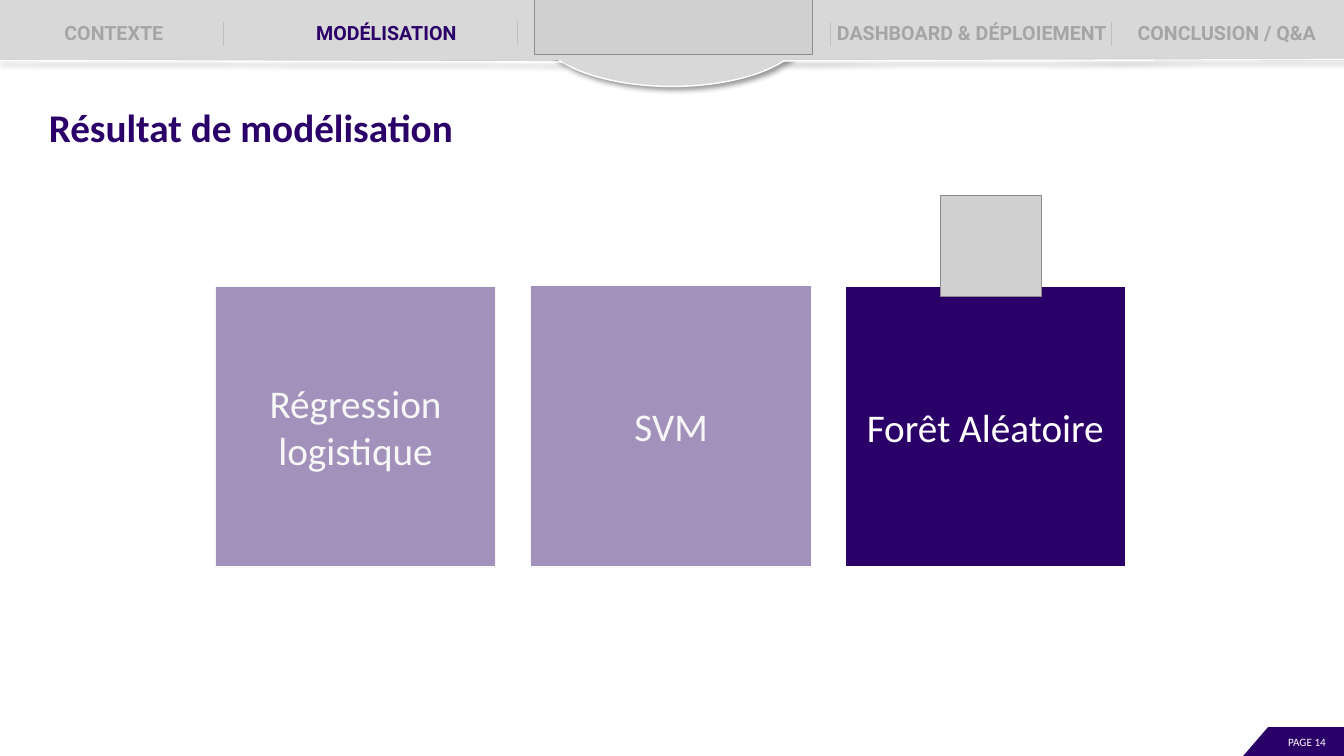
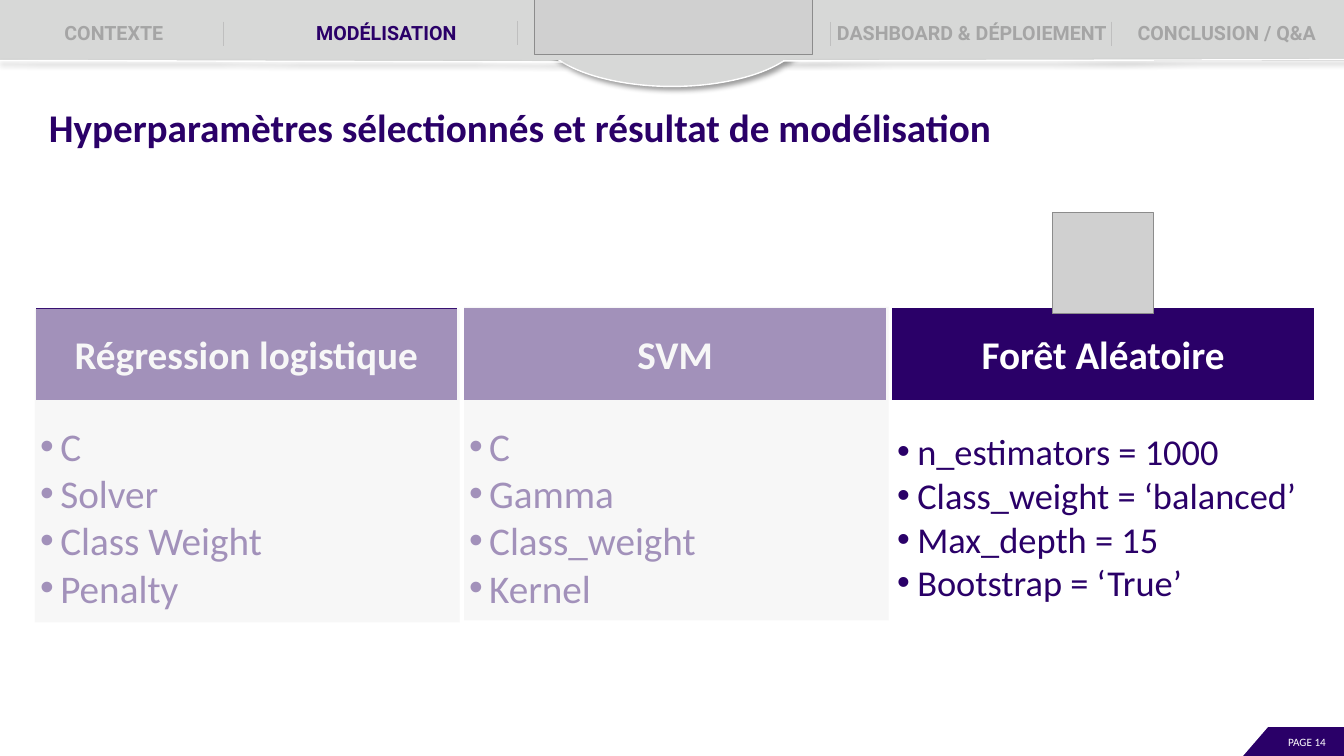
Before and after one commit to EtudiantOC2/implement_scoring_model_v2, a slide deck: slide 14 of evaluation/P7_Presentation.pptx. Drawn at 1344x756 pixels with LibreOffice and Linux fonts; fonts in the diff are those of the drawing; grey boxes stand for pictures. Boxes give left, top, right and bottom in pixels: in the first picture for what was removed or moved away, otherwise in the second. Text is boxed around its words. In the diff, an @@ line names an element or a change of style, - is before the commit and + after.

```diff
--- a/evaluation/P7_Presentation.pptx
+++ b/evaluation/P7_Presentation.pptx
@@ text at [49, 114, 990, 148]: text changed @@
-Résultat de modélisation
+Hyperparamètres sélectionnés et résultat de modélisation
@@ picture: place and size @@
-picture at [941, 196, 1042, 296]
+picture at [1053, 213, 1153, 314]
@@ rectangle: place and size @@
-rectangle at [215, 286, 497, 569]
+rectangle at [35, 310, 460, 623]
@@ rectangle "Régression logistique": place and size @@
-rectangle "Régression logistique" at [217, 287, 495, 566]
+rectangle "Régression logistique" at [36, 309, 457, 399]
@@ rectangle: place and size @@
-rectangle at [530, 286, 813, 569]
+rectangle at [464, 307, 888, 620]
@@ rectangle "SVM": place and size @@
-rectangle "SVM" at [532, 287, 811, 566]
+rectangle "SVM" at [465, 309, 885, 399]
@@ bold on in 3 elements at [465, 309, 885, 399], [36, 309, 457, 399], [893, 309, 1314, 399] @@
@@ rectangle "Forêt Aléatoire": place and size @@
-rectangle "Forêt Aléatoire" at [847, 287, 1125, 566]
+rectangle "Forêt Aléatoire" at [893, 309, 1314, 399]
@@ rectangle added at [36, 417, 457, 617], fill #FFFFFF, outline #FFFFFF 1 pt, 28 pt, text #2A0068 @@
+• C
+• Solver
+• Class Weight
+• Penalty
@@ rectangle added at [465, 417, 885, 617], fill #FFFFFF, outline #FFFFFF 1 pt, 28 pt, text #2A0068 @@
+• C
+• Gamma
+• Class_weight
+• Kernel
@@ rectangle added at [893, 417, 1314, 617], fill #FFFFFF, outline #FFFFFF 1 pt, 26 pt, text #2A0068 @@
+• n_estimators = 1000
+• Class_weight = ‘balanced’
+• Max_depth = 15
+• Bootstrap = ‘True’
```
Also in this commit, not shown: 10 other slides changed, 1 slide added, 1 other file.
